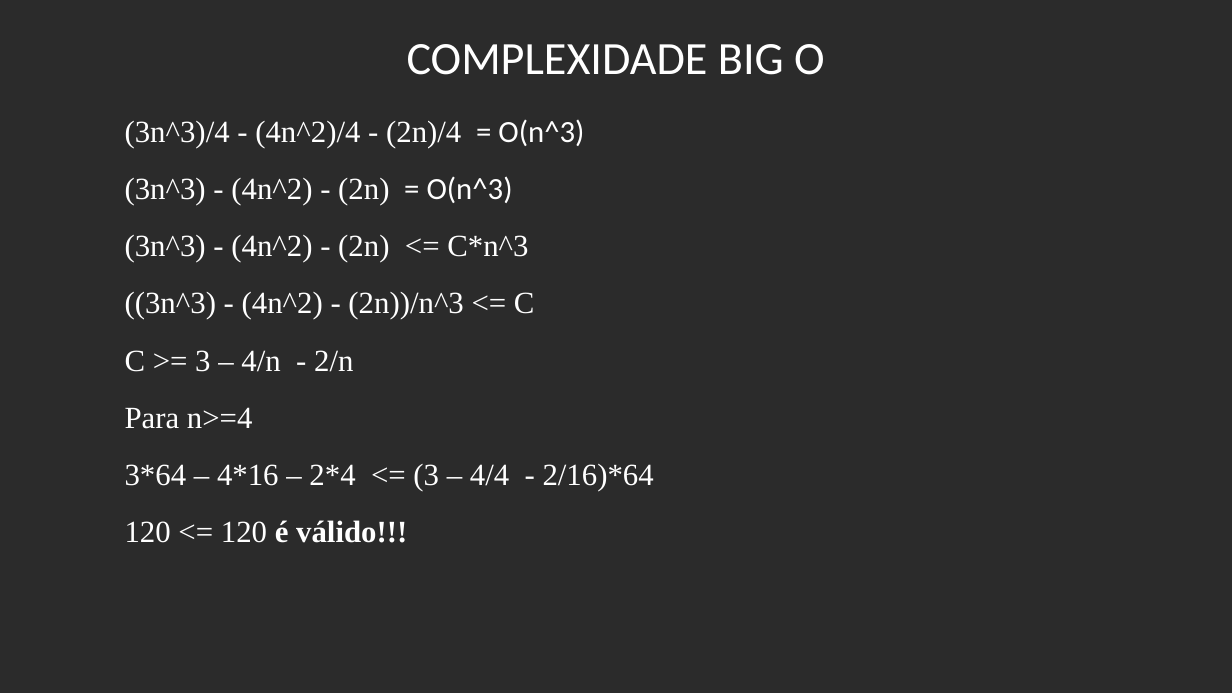
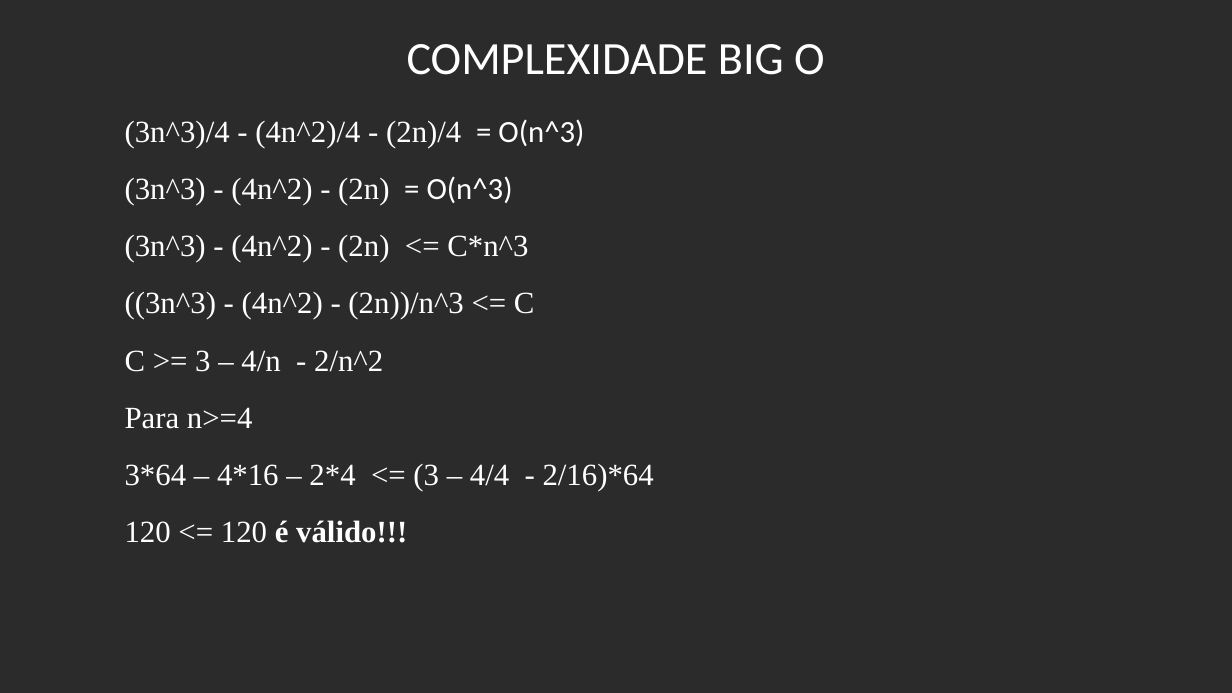
Before and after one commit to henriqueannicchino/Semininario_AA_2020.1, a slide deck: slide 4 of Seminario apresentação.odp. Drawn at 1232x693 pixels with LibreOffice and Linux fonts; fonts in the diff are those of the drawing; background and template pictures are left out; a plain dark background stands for a picture behind light text. Boxes give left, top, right and bottom in pixels: in the first picture for what was removed or moved away, otherwise in the second. Text is boxed around its words. In the diff, an @@ line names an element or a change of style, - is before the commit and + after.

```diff
--- a/Seminario apresentação.odp
+++ b/Seminario apresentação.odp
@@ text at bbox=[125, 350, 383, 372]: text changed @@
-C >= 3 – 4/n - 2/n
+C >= 3 – 4/n - 2/n^2
```
Also in this commit, not shown: 1 other file.
